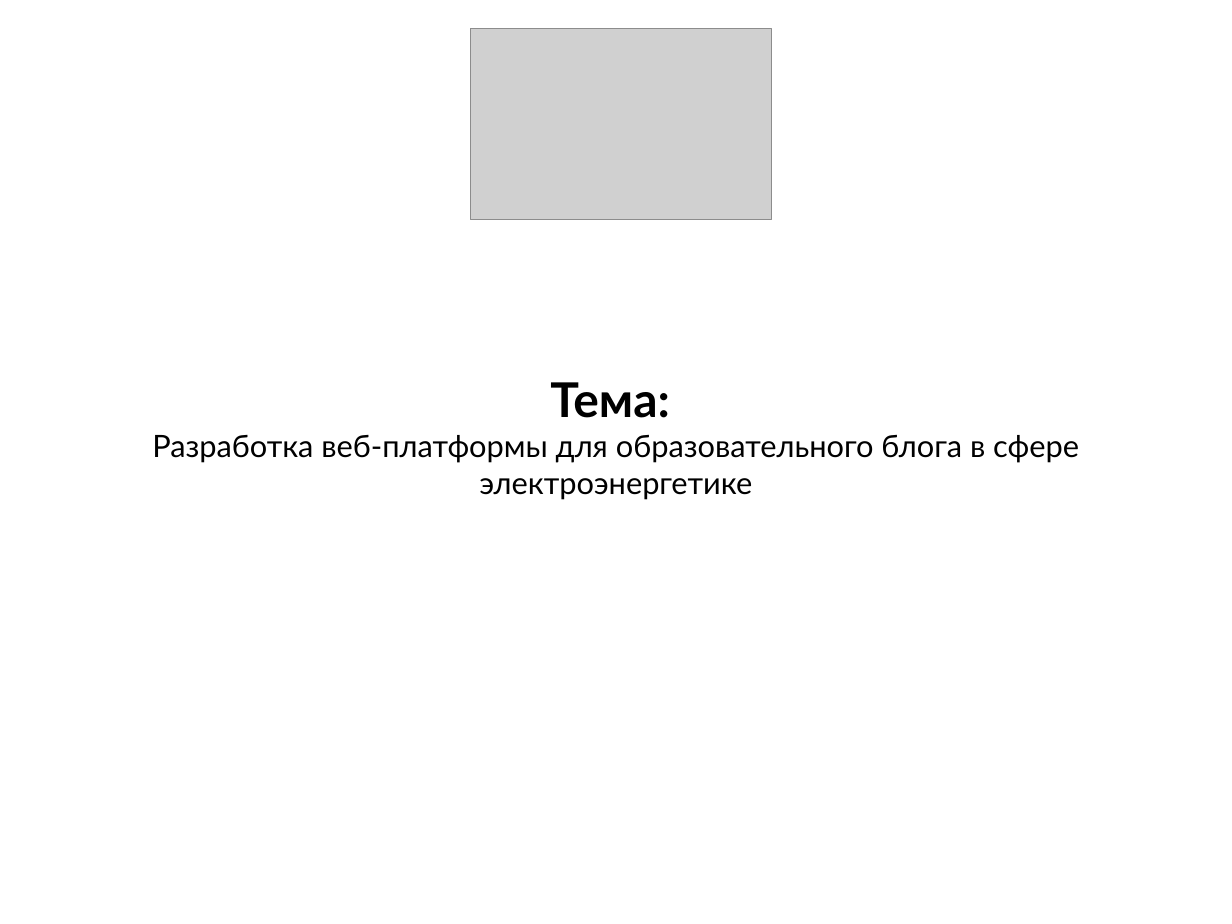
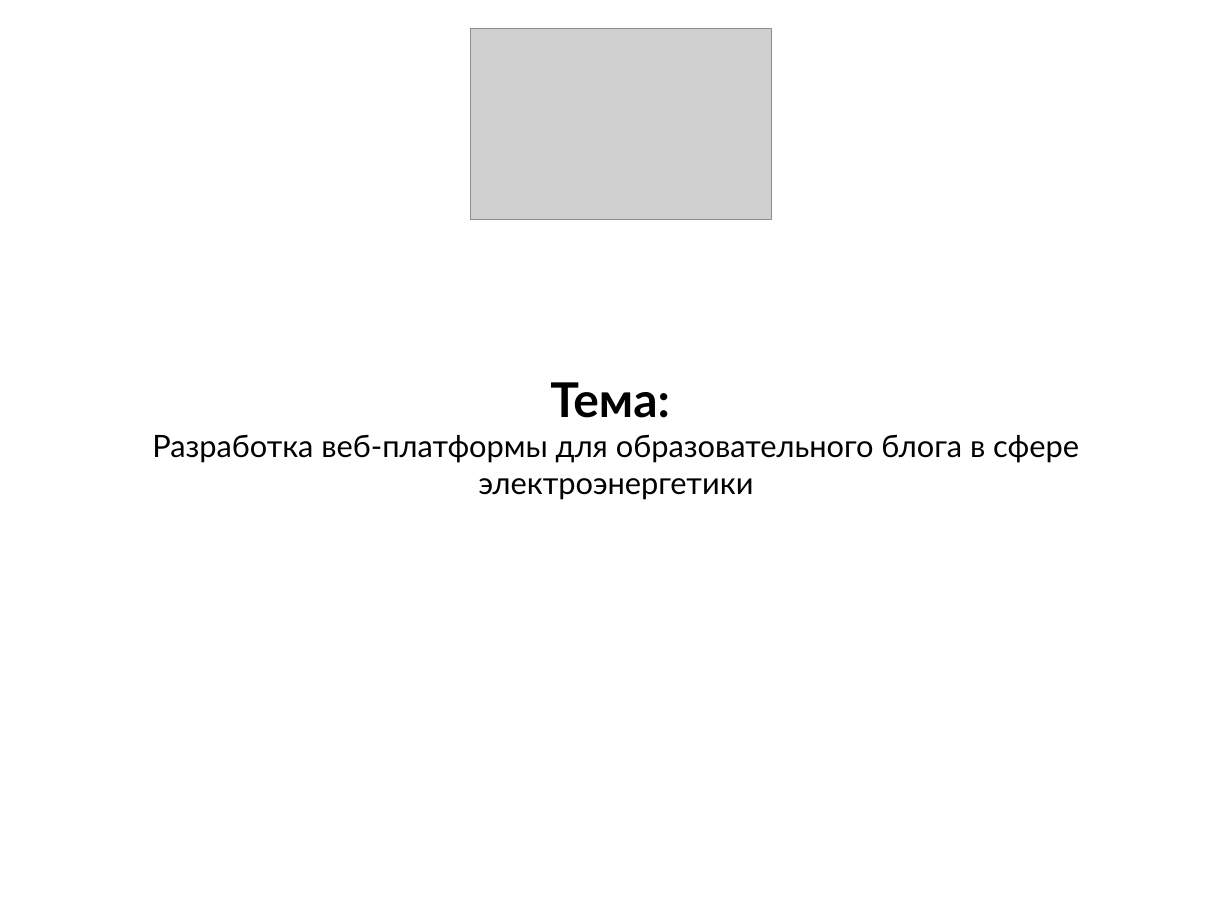
Before and after one commit to Bra45f/blog-ob-elcrecity, a slide deck: slide 1 of Doc3/Защита_презентация.pptx. Drawn at 1232x924 pixels with LibreOffice and Linux fonts; fonts in the diff are those of the drawing; grey boxes stand for pictures. Boxes give left, top, right and bottom in pixels: in the first picture for what was removed or moved away, otherwise in the second. Text is boxed around its words. In the diff, an @@ line names an element or a change of style, - is before the commit and + after.

```diff
--- a/Doc3/Защита_презентация.pptx
+++ b/Doc3/Защита_презентация.pptx
@@ text at (x1=152, y1=434, x2=1079, y2=500): text changed @@
-Разработка веб-платформы для образовательного блога в сфере электроэнергетике
+Разработка веб-платформы для образовательного блога в сфере электроэнергетики
```
Also in this commit, not shown: 3 other slides changed, 4 other files.
